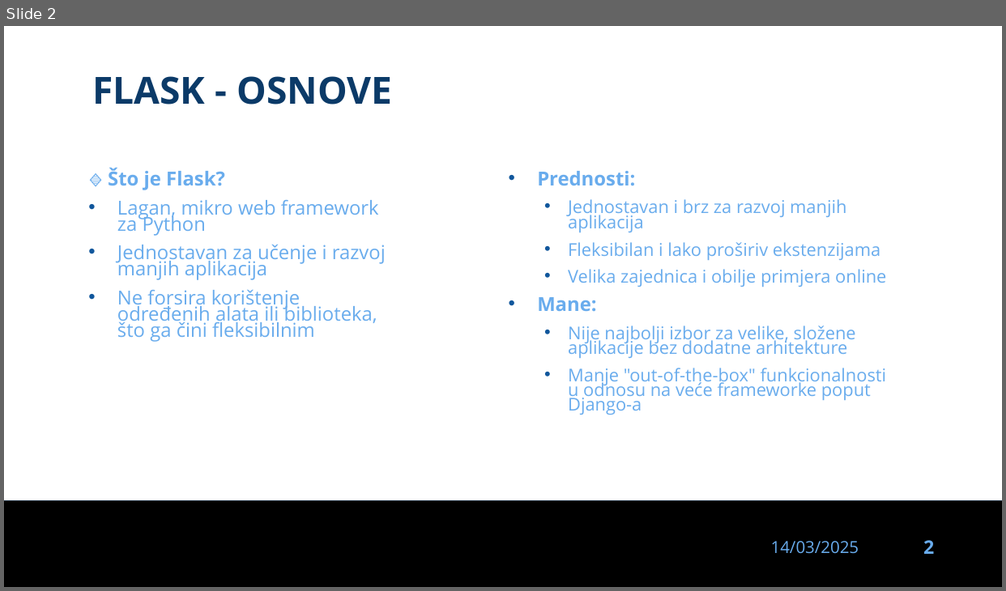
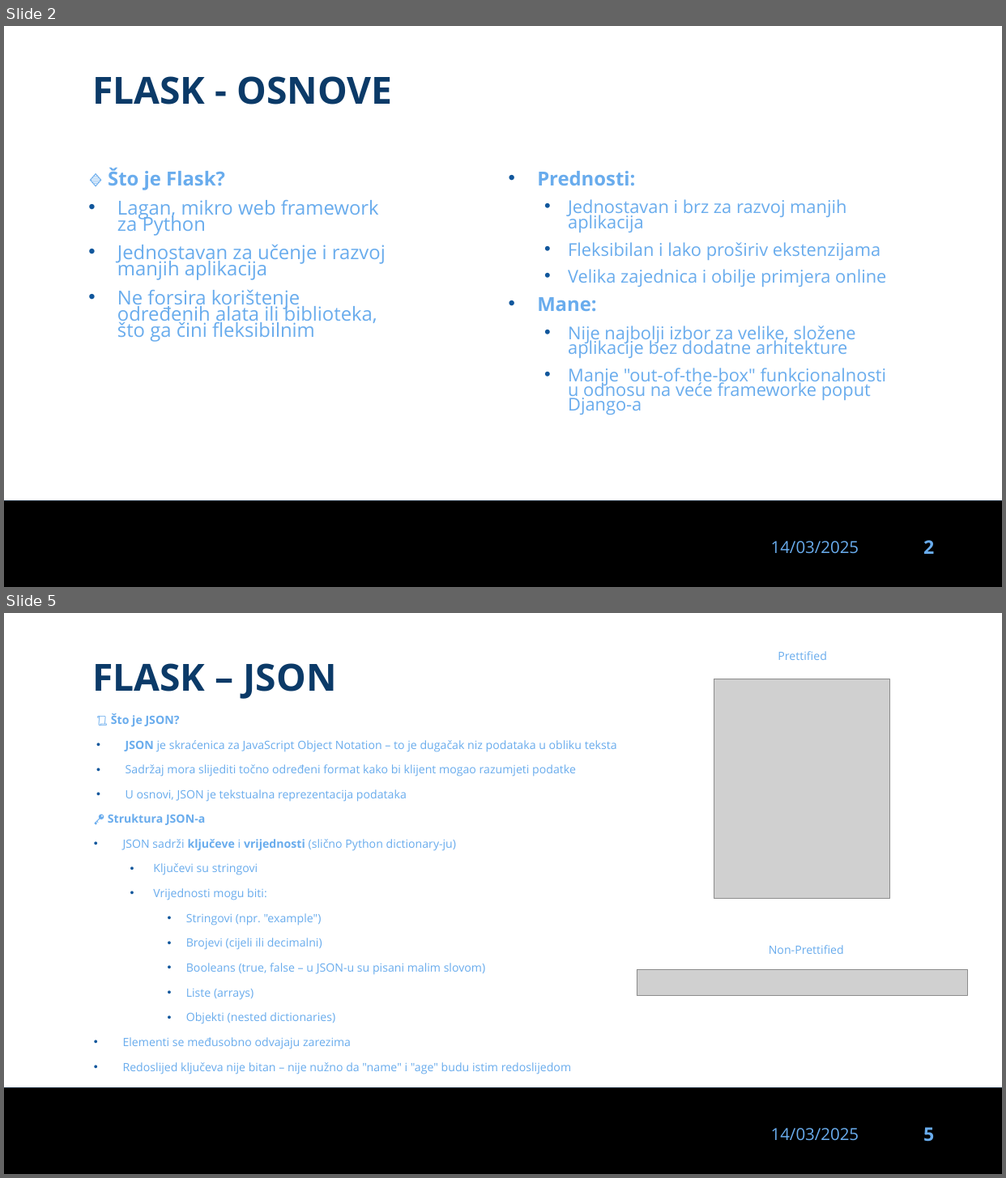
Before and after one commit to dinoDuvnjak/CTK, a slide deck: Bootcamp/flask/flask.pptx. Shown one above the other, each under a label of ours: slide 2 before the commit, slides 2 and 5 after it; the slides between them are not shown. The pictures are 1006x591 and 1006x1178 pixels, drawn with LibreOffice and Linux fonts; fonts in the diff are those of the drawing; grey boxes stand for pictures; background and template pictures are left out. Boxes give left, top, right and bottom in pixels: in the first picture for what was removed or moved away, otherwise in the second. Text is boxed around its words. In the diff, an @@ line names an element or a change of style, - is before the commit and + after.

Commit message:
flask wip

```diff
--- a/Bootcamp/flask/flask.pptx
+++ b/Bootcamp/flask/flask.pptx
@@ slide 5 added at (4, 613, 1002, 1174), background #FFFFFF; not listed: 3 template elements that a slide beside it also shows @@
@@ text added at (778, 651, 826, 660), 11 pt, text #69ACED @@
+Prettified
@@ text added at (92, 663, 337, 699), 36 pt, text #0B3A68, bold @@
+FLASK – JSON
@@ picture added at (714, 679, 889, 899) @@
@@ text added at (111, 713, 617, 802), 11 pt, text #69ACED @@
+📜 Što je JSON?
+• JSON je skraćenica za JavaScript Object Notation – to je dugačak niz podataka u obliku teksta
+• Sadržaj mora slijediti točno određeni format kako bi klijent mogao razumjeti podatke
+• U osnovi, JSON je tekstualna reprezentacija podataka
@@ text added at (108, 814, 571, 1075), 11 pt, text #69ACED @@
+🔑 Struktura JSON-a
+• JSON sadrži ključeve i vrijednosti (slično Python dictionary-ju)
+  • Ključevi su stringovi
+  • Vrijednosti mogu biti:
+    • Stringovi (npr. "example")
+    • Brojevi (cijeli ili decimalni)
+    • Booleans (true, false – u JSON-u su pisani malim slovom)
+    • Liste (arrays)
+    • Objekti (nested dictionaries)
+• Elementi se međusobno odvajaju zarezima
+• Redoslijed ključeva nije bitan – nije nužno da "name" i "age" budu istim redoslijedom
@@ text added at (769, 945, 844, 954), 11 pt, text #69ACED @@
+Non-Prettified
@@ picture added at (637, 970, 967, 996) @@
```
Also in this commit, not shown: 6 other slides added, 4 other files.
